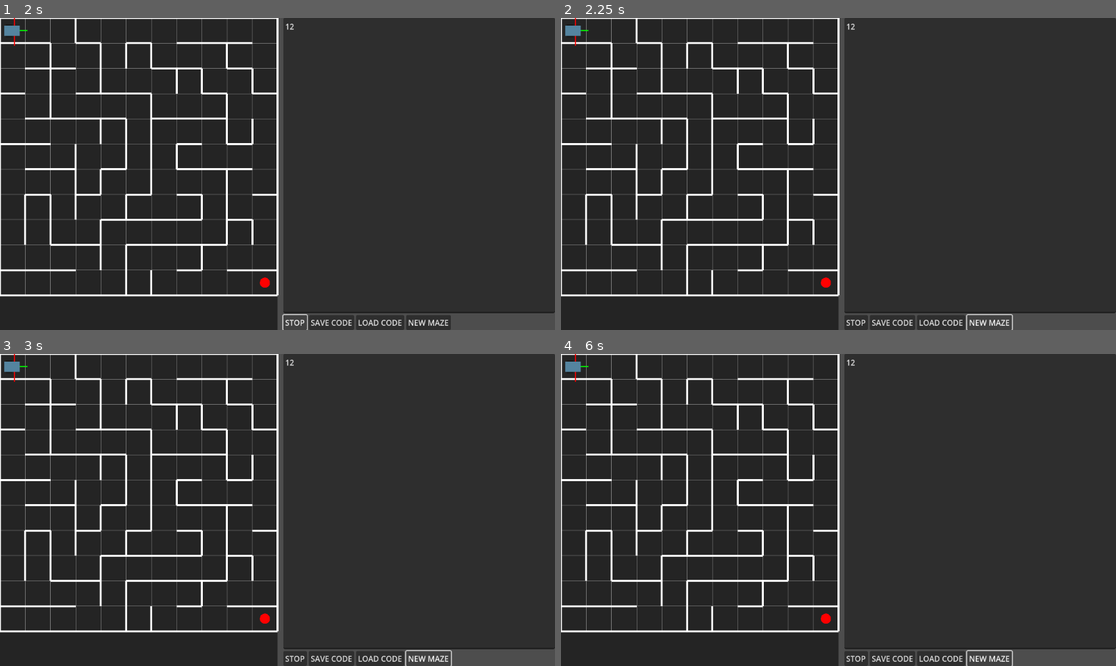
Above: before the commit, frames 1-4 (two rows, left to right).
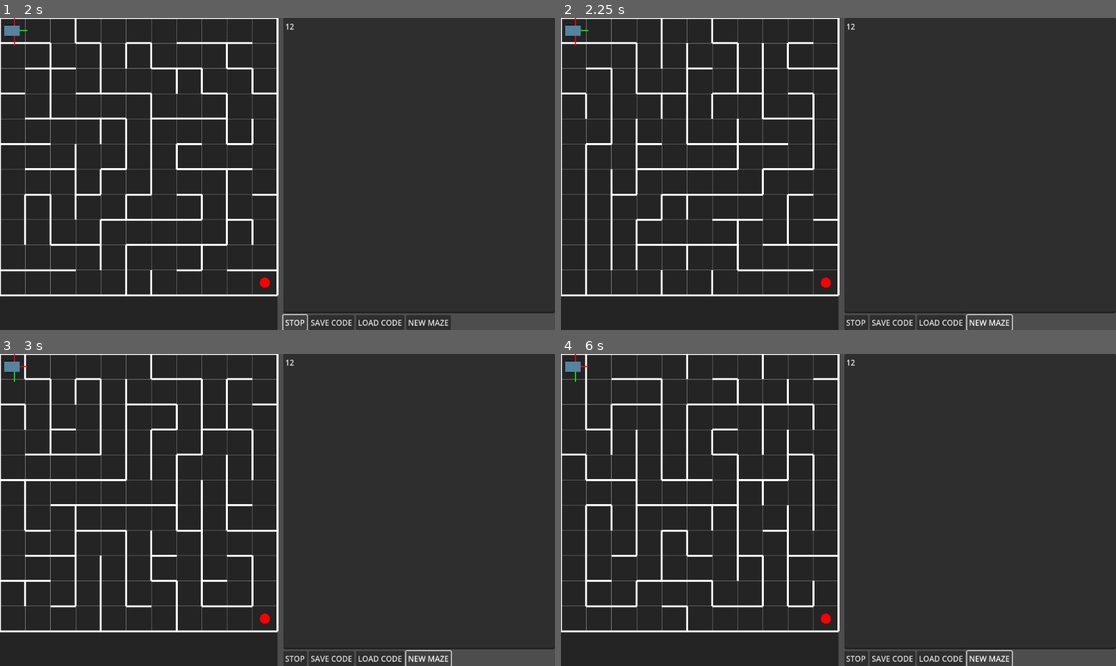
Above: after the commit, the same moments.

Repository: jamesabsolom/micromouse
Game: Godot game, scene res://scenes/main.tscn
Two runs of this game, one before a commit and one after it. Both use one fixed random seed, a clock stepped at 60 frames per second and the inputs below.
Inputs (mouse positions are in pixels of both pictures, inside the frame that each line leads up to):
- Up to frame 1 (2 s): click (421, 164) at 0.52 s; type "12" at 0.6 s; click "RUN CODE" at 1.25 s
- Up to frame 2 (2.25 s): click "NEW MAZE" at 2 s
- Up to frame 3 (3 s): click "NEW MAZE" at 2.75 s
- Up to frame 4 (6 s): click "STOP" at 3.5 s; click "STOP" at 4.25 s; click "STOP" at 5 s; click "NEW MAZE" at 5.75 s

Frame 1 is identical in both runs. In frame 2, 3.4% of the frame differs, in the area x 0-50%, y 0-89%; in frame 3, 3.2%; in frame 4, 3.4%.

Commit message:
hooked up new maze button

Diff:
--- a/scenes/main.tscn
+++ b/scenes/main.tscn
@@ -72,6 +72,8 @@
 save_button_path = NodePath("HBoxContainer/SaveButton")
 load_button_path = NodePath("HBoxContainer/LoadButton")
 file_dialog_path = NodePath("FileDialog")
+maze_path = NodePath("../../Container/Maze")
+generate_button_path = NodePath("HBoxContainer/MazeButton")
 mouse_path = NodePath("../../../../Mouse")
 
 [node name="CodeEditor" type="TextEdit" parent="UI/HSplitContainer/Container2/VBoxContainer"]
--- a/scripts/maze.gd
+++ b/scripts/maze.gd
@@ -42,6 +42,7 @@
 		shape.extents = Vector2(CELL_SIZE/3, CELL_SIZE/3)
 
 func generate_maze():
+	_clear_old_walls()
 	grid.clear()
 	for y in range(HEIGHT):
 		var row = []
@@ -151,7 +152,13 @@
 	draw_circle(end_pos, CELL_SIZE * 0.2, Color(1,0,0))
 
 func _on_viewport_resized():
+	_clear_old_walls()
 	splitter.set_split_offset(get_viewport_rect().size.x / 2)
 	_update_cell_size()
 	mouse.resize_mouse(CELL_SIZE)
 	queue_redraw()
+
+func _clear_old_walls():
+	for child in get_children():
+		if child is StaticBody2D:
+			child.queue_free()
--- a/scripts/script_runner.gd
+++ b/scripts/script_runner.gd
@@ -5,12 +5,16 @@
 @export var save_button_path: NodePath
 @export var load_button_path: NodePath
 @export var file_dialog_path: NodePath
+@export var maze_path: NodePath
+@export var generate_button_path: NodePath
 
 @onready var code_editor = get_node(code_editor_path)
 @onready var run_button = get_node(run_button_path)
 @onready var save_button = get_node(save_button_path)
 @onready var load_button = get_node(load_button_path)
 @onready var file_dialog = get_node(file_dialog_path)
+@onready var maze = get_node(maze_path)
+@onready var gen_button = get_node(generate_button_path)
 @onready var interpreter = preload("res://scripts/interpreter/mouse_interpreter.gd").new()
 
 @export var mouse_path: NodePath  # drag the mouse into this in the Inspector
@@ -26,6 +30,7 @@
 	save_button.pressed.connect(_on_save_pressed)
 	load_button.pressed.connect(_on_load_pressed)
 	file_dialog.file_selected.connect(_on_file_selected)
+	gen_button.pressed.connect(_on_generate_pressed)
 
 func _on_run_pressed():
 	if interpreter.running:
@@ -89,3 +94,21 @@
 		print("🎉 Robot reached the goal!")
 		interpreter.stop()  # Or call from scene root/UI
 		run_button.text = "RUN CODE"
+
+func _on_generate_pressed():
+	# Stop any running code
+	if interpreter.running:
+		interpreter.stop()
+		run_button.text = "RUN CODE"
+
+	# Tell the maze to rebuild
+	maze.generate_maze()
+
+	# Wait a frame so CELL_SIZE can update
+	await get_tree().process_frame
+
+	# Re-compute cell size & reposition everything
+	maze._update_cell_size()
+	maze.mouse.resize_mouse(maze.CELL_SIZE)
+	maze._position_goal()
+	maze.queue_redraw()
Not shown, changed: readme.md
